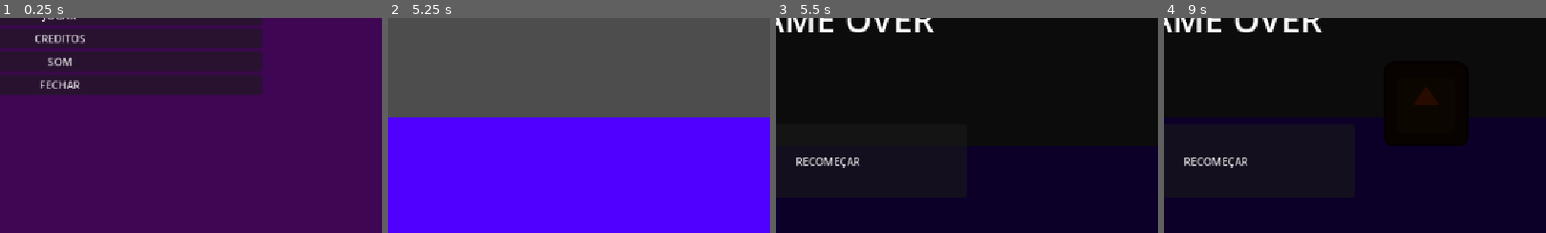
Above: before the commit, frames 1-4 (left to right).
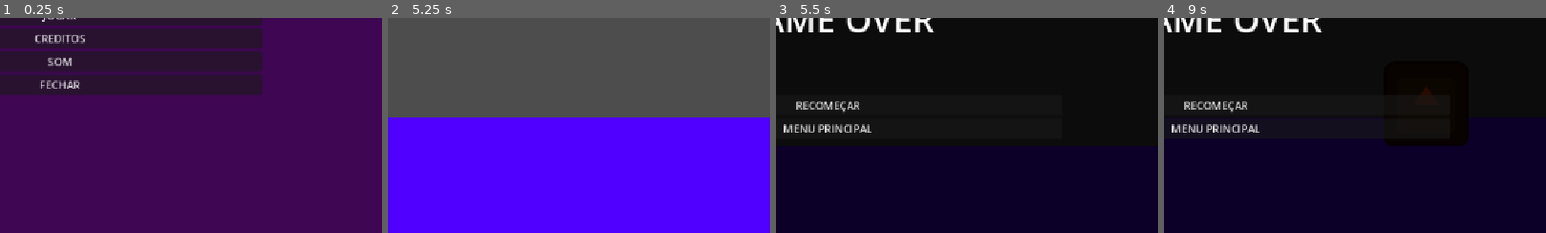
Above: after the commit, the same moments.

Repository: AJMoraes-58/Grupo9-infinite-runner
Game: Godot game, scene res://Cenas/menu_principal.tscn
The game is run twice, just before and just after one commit, with the same random seed, the same clock (stepped at 60 frames per second) and the same inputs. The engine's default icon, where the game draws it, is replaced by a stand-in: a white triangle on a blue panel in a dark square.
Inputs:
- Up to frame 1 (0.25 s): no input
- Up to frame 2 (5.25 s): click "JOGAR" at 0.5 s; hold Up (ui_up) 1.28-2.78 s; hold Down (ui_down) 2.78-3.53 s; hold Up (ui_up) 3.53-5.03 s; hold Down (ui_down) from 5.03 s (still down)
- Up to frame 3 (5.5 s): keep holding Down (ui_down); tap Up (ui_up) at 5.27 s
- Up to frame 4 (9 s): release Down (ui_down) at 5.75 s; click "RECOMEÇAR" at 5.75 s; hold Up (ui_up) 6.53-7.28 s; hold Down (ui_down) 7.28-8.78 s; tap Up (ui_up) at 7.52, 8.27 s; hold Up (ui_up) from 8.78 s (still down)
The pictures show only the part of the screen within x 42-92%, y 50-100%; the shares and areas given below are measured in that part.

Frames 1-2 are identical in both runs. In frame 3, 1.7% of the frame differs, in the area x 2-25%, y 38-70%; in frame 4, 1.7%.

Commit message:
atualiza a tela de  game over com a opcao de voltar ao menu principal

Diff:
--- a/Cenas/mundo.tscn
+++ b/Cenas/mundo.tscn
@@ -34,11 +34,19 @@
 horizontal_alignment = 1
 vertical_alignment = 1
 
-[node name="Button" type="Button" parent="telaDeGameOver" unique_id=97320280]
-offset_left = 354.0
-offset_top = 485.0
-offset_right = 773.0
-offset_bottom = 594.0
+[node name="VBoxContainer" type="VBoxContainer" parent="telaDeGameOver" unique_id=1269871799]
+offset_left = 210.0
+offset_top = 440.0
+offset_right = 917.0
+offset_bottom = 593.0
+
+[node name="recomecarJogo" type="Button" parent="telaDeGameOver/VBoxContainer" unique_id=97320280]
+layout_mode = 2
 text = "RECOMEÇAR"
 
-[connection signal="pressed" from="telaDeGameOver/Button" to="telaDeGameOver" method="_on_button_pressed"]
+[node name="irAoMenuPrincipal" type="Button" parent="telaDeGameOver/VBoxContainer" unique_id=33106355]
+layout_mode = 2
+text = "MENU PRINCIPAL"
+
+[connection signal="pressed" from="telaDeGameOver/VBoxContainer/recomecarJogo" to="telaDeGameOver" method="_on_button_pressed"]
+[connection signal="pressed" from="telaDeGameOver/VBoxContainer/irAoMenuPrincipal" to="telaDeGameOver" method="_on_ir_ao_menu_principal_pressed"]
--- a/Scripts/tela_de_game_over.gd
+++ b/Scripts/tela_de_game_over.gd
@@ -9,3 +9,7 @@
 func _on_button_pressed() -> void:
 	get_tree().paused = false
 	get_tree().reload_current_scene()
+
+func _on_ir_ao_menu_principal_pressed() -> void:
+	get_tree().paused = false
+	get_tree().change_scene_to_file("res://Cenas/menu_principal.tscn")
